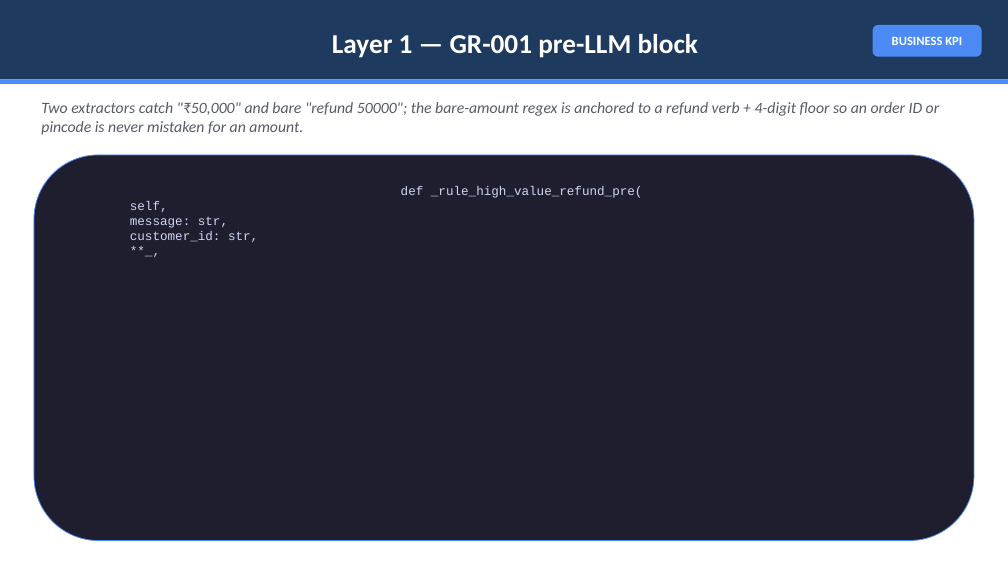
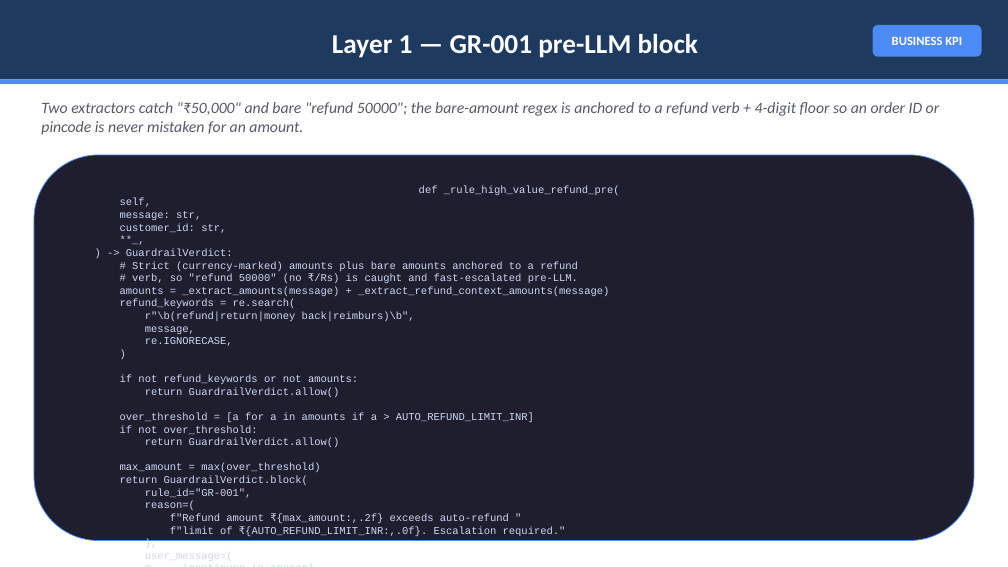
Before and after one commit to harsh-fr/atlascare, a slide deck: slide 7 of AtlasCare_Debrief.pptx. Drawn at 1008x567 pixels with LibreOffice and Linux fonts; fonts in the diff are those of the drawing. Boxes give left, top, right and bottom in pixels: in the first picture for what was removed or moved away, otherwise in the second. Text is boxed around its words. In the diff, an @@ line names an element or a change of style, - is before the commit and + after.

```diff
--- a/AtlasCare_Debrief.pptx
+++ b/AtlasCare_Debrief.pptx
@@ text in rounded rectangle at <box>120,186,620,233</box>: size 12 to 10 pt in "def _rule_high_value_refund_pre(", "self,", "message: str,", "customer_id: str," and 1 more places @@
@@ text in rounded rectangle at <box>120,249,609,536</box>: paragraphs added @@
+) -> GuardrailVerdict:
+# Strict (currency-marked) amounts plus bare amounts anchored to a refund
+# verb, so "refund 50000" (no ₹/Rs) is caught and fast-escalated pre-LLM.
+amounts = _extract_amounts(message) + _extract_refund_context_amounts(message)
+refund_keywords = re.search(
+r"\b(refund|return|money back|reimburs)\b",
+message,
+re.IGNORECASE,
+)
+if not refund_keywords or not amounts:
+return GuardrailVerdict.allow()
+over_threshold = [a for a in amounts if a > AUTO_REFUND_LIMIT_INR]
+if not over_threshold:
+return GuardrailVerdict.allow()
+max_amount = max(over_threshold)
+return GuardrailVerdict.block(
+rule_id="GR-001",
+reason=(
+f"Refund amount ₹{max_amount:,.2f} exceeds auto-refund "
+f"limit of ₹{AUTO_REFUND_LIMIT_INR:,.0f}. Escalation required."
+),
+user_message=(
+# ... (continues in source)
```
Also in this commit, not shown: 4 other slides changed, 1 slide added.
